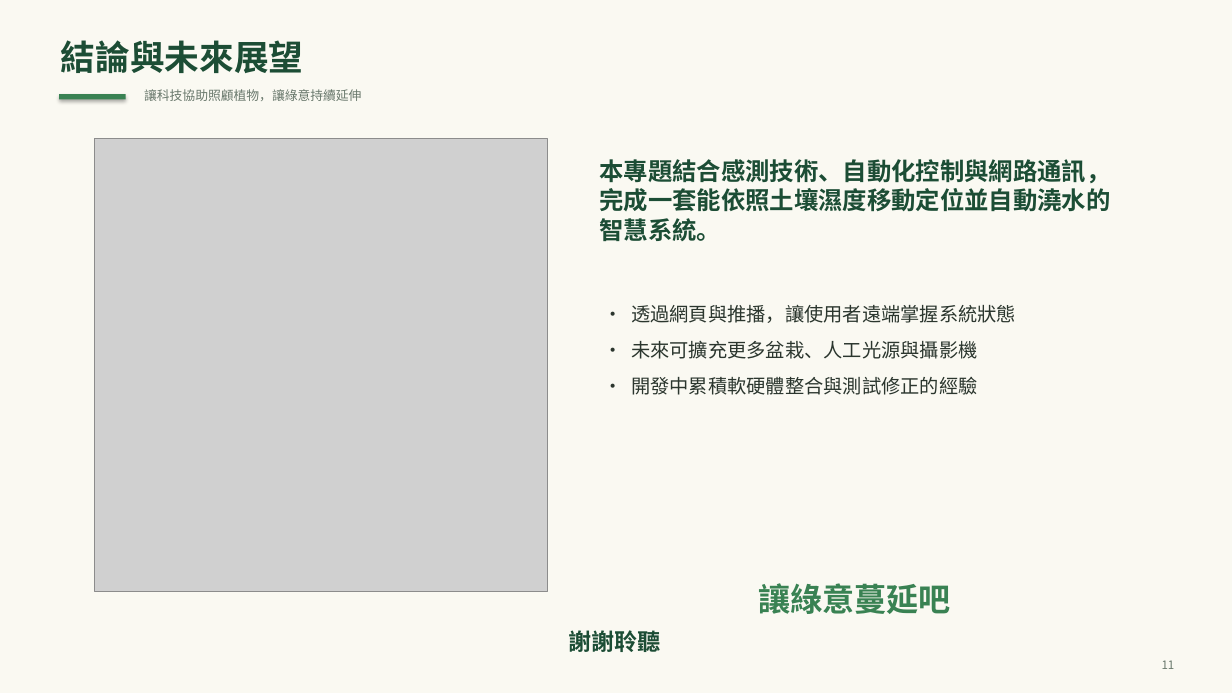
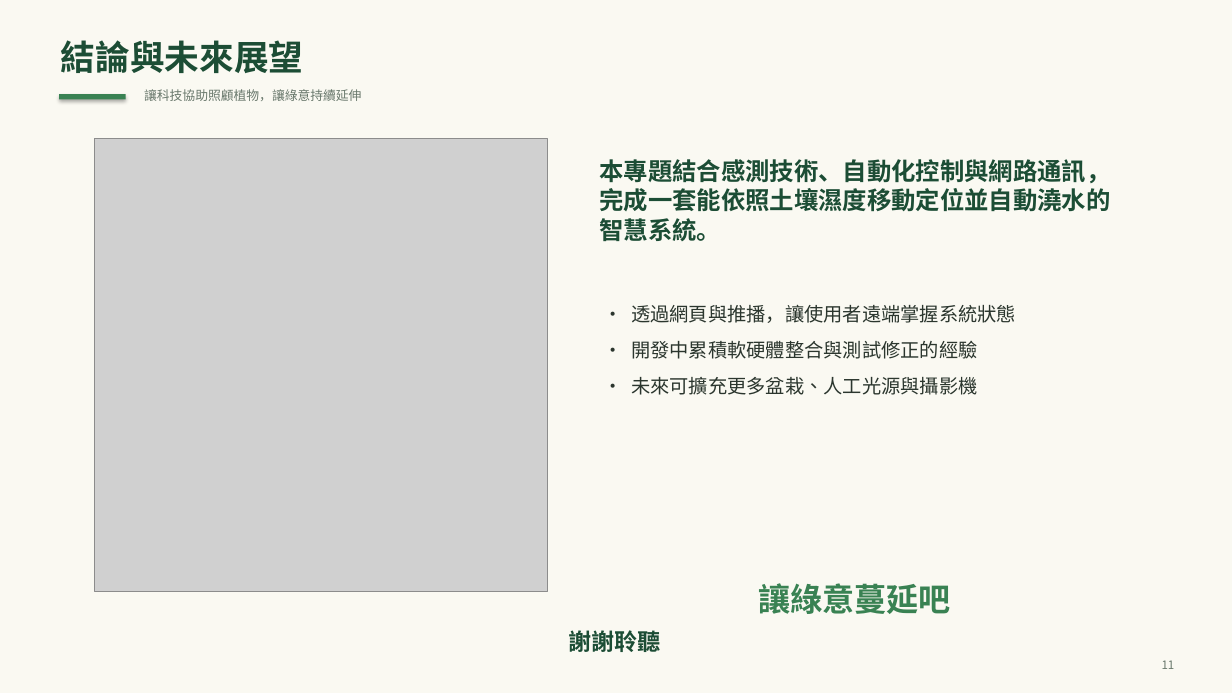
Before and after one commit to Thoomastvlife/smart-watering-site, a slide deck: slide 11 of green-spread.pptx. Drawn at 1232x693 pixels with LibreOffice and Linux fonts; fonts in the diff are those of the drawing; grey boxes stand for pictures. Boxes give left, top, right and bottom in pixels: in the first picture for what was removed or moved away, otherwise in the second. Text is boxed around its words. In the diff, an @@ line names an element or a change of style, - is before the commit and + after.

```diff
--- a/green-spread.pptx
+++ b/green-spread.pptx
@@ text at (631, 341, 977, 359): paragraph added @@
+• 開發中累積軟硬體整合與測試修正的經驗
@@ text at (631, 377, 977, 395): paragraph removed @@
-• 開發中累積軟硬體整合與測試修正的經驗
@@ text at (631, 377, 977, 395): font Noto Sans CJK TC to Noto Sans CJK SC in "未來可擴充更多盆栽、人工光源與攝影機" @@
```
Also in this commit, not shown: 1 other file.
